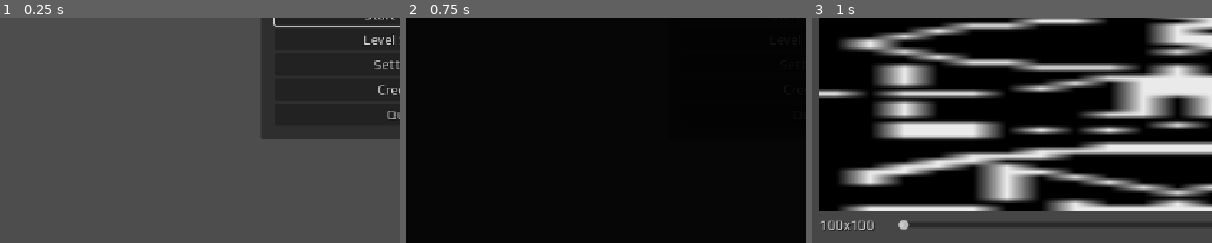
Above: before the commit, frames 1-3 (left to right).
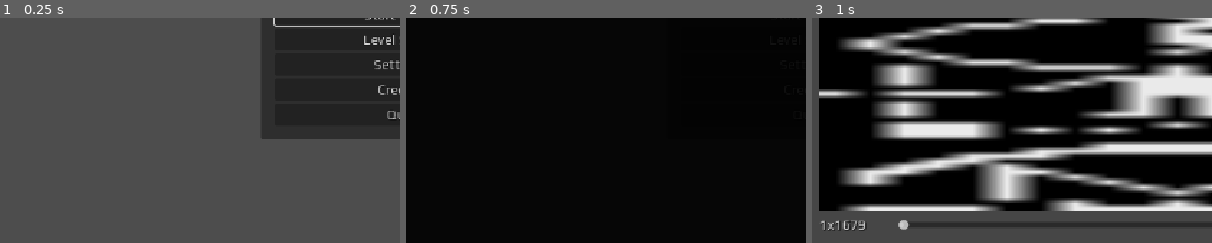
Above: after the commit, the same moments.

Repository: mgiuca/message-game
Game: Godot game, scene res://scenes/main.tscn
Same seed, same stepped clock (60 frames per second), same inputs: the game is played once before the commit and once after it.
Inputs:
- Up to frame 1 (0.25 s): no input
- Up to frame 2 (0.75 s): click "Start Game" at 0.5 s
- Up to frame 3 (1 s): no input
The pictures show only the part of the screen within x 0-50%, y 50-100%; the shares and areas given below are measured in that part.

Frames 1-2 are identical in both runs. In frame 3, 0.3% of the frame differs, in the area x 4-16%, y 89-95%.

Commit message:
Make slider change size label.

Diff:
--- a/scenes/levels/image_decoder.gd
+++ b/scenes/levels/image_decoder.gd
@@ -1,6 +1,24 @@
 extends Level
 
+const IMAGE_TOTAL_PIXELS : int = 1679
+var image_width : int = 1
+
+@onready var image_rect : TextureRect = %ImageRect
+@onready var lbl_size : Label = %LblSize
 
 # Called when the node enters the scene tree for the first time.
 func _ready() -> void:
   super._ready()
+  update_display()
+
+func update_display() -> void:
+  var image_height := roundi(float(IMAGE_TOTAL_PIXELS) / float(image_width))
+  lbl_size.text = '%dx%d' % [image_width, image_height]
+
+  # TODO: Redraw the image with the given width and height.
+
+func _on_sld_width_value_changed(value: float) -> void:
+  # TODO: Make this scale evenly biased to width and height (i.e. the left end
+  # affects width the same as the right end affects height).
+  image_width = roundi(value)
+  update_display()
--- a/scenes/levels/image_decoder.tscn
+++ b/scenes/levels/image_decoder.tscn
@@ -39,11 +39,15 @@
 text = "100x100"
 clip_text = true
 
-[node name="HSlider" type="HSlider" parent="MarginContainer/VBoxContainer/HBoxContainer" index="1" unique_id=959909688]
+[node name="SldWidth" type="HSlider" parent="MarginContainer/VBoxContainer/HBoxContainer" index="1" unique_id=959909688]
 layout_mode = 2
 size_flags_horizontal = 3
 size_flags_vertical = 4
+min_value = 1.0
+value = 1.0
 
 [node name="BtnConfirm" type="Button" parent="MarginContainer/VBoxContainer/HBoxContainer" index="2" unique_id=181740838]
 layout_mode = 2
 text = "Confirm"
+
+[connection signal="value_changed" from="MarginContainer/VBoxContainer/HBoxContainer/SldWidth" to="." method="_on_sld_width_value_changed"]
